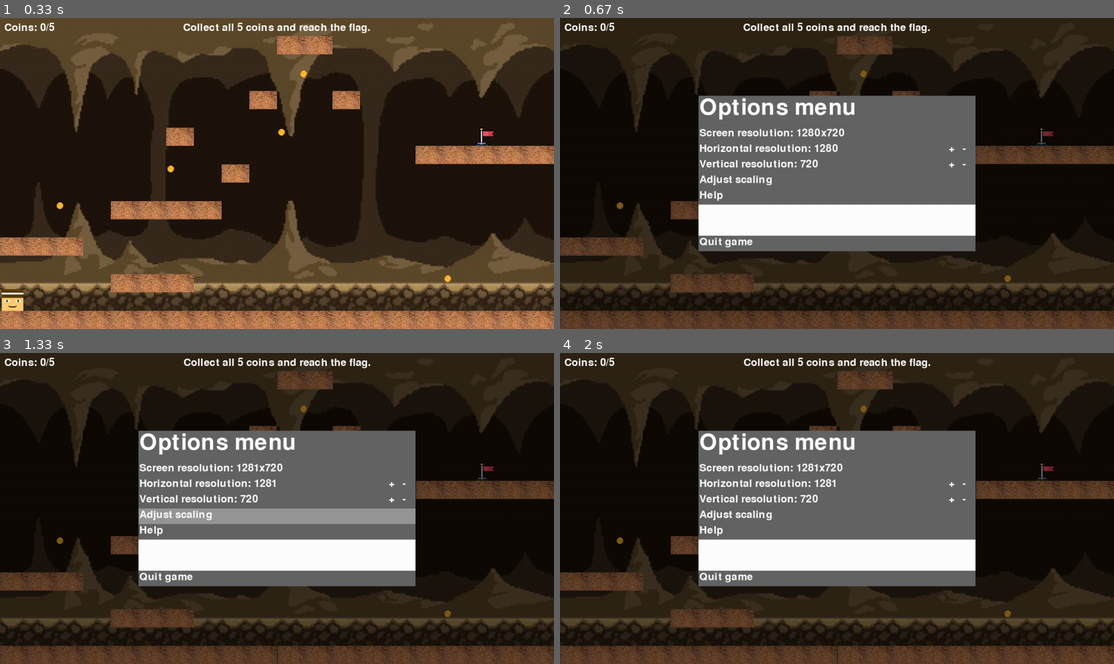
Above: before the commit, frames 1-4 (two rows, left to right).
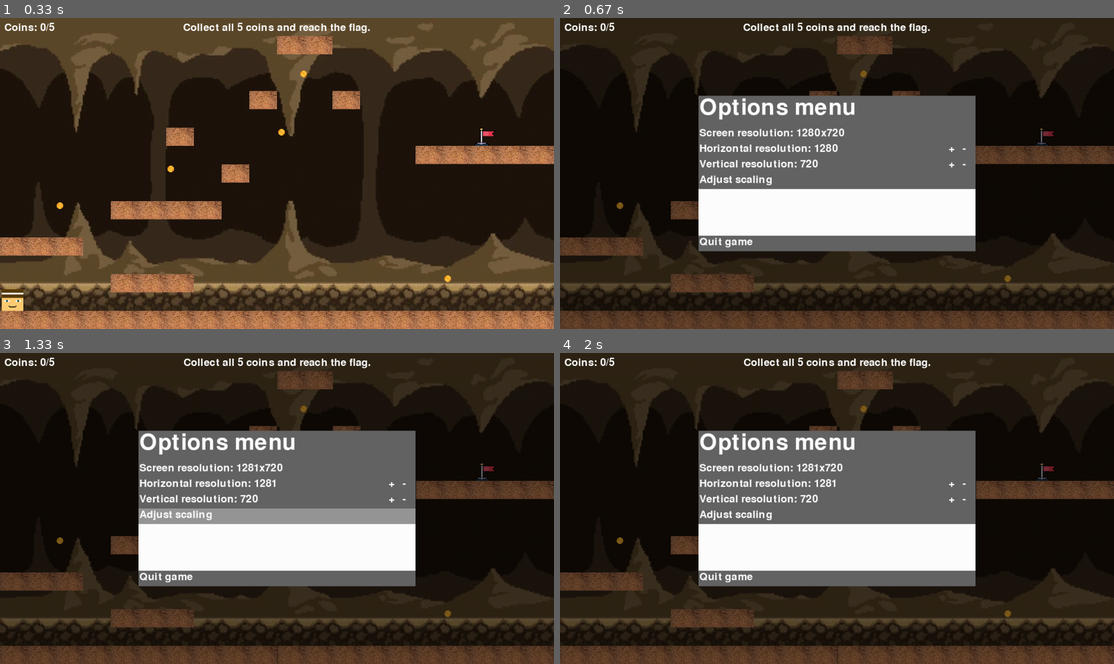
Above: after the commit, the same moments.

Repository: z-taylor/Semester-project-group-24
Game: pygame game, started from Cave escape draft.py
Two runs of this game, one before a commit and one after it. Both use one fixed random seed, a clock stepped at 60 frames per second and the inputs below.
Inputs (mouse positions are in pixels of both pictures, inside the frame that each line leads up to):
- Up to frame 1 (0.33 s): no input
- Up to frame 2 (0.67 s): tap Esc at 0.33 s
- Up to frame 3 (1.33 s): click (393, 483) at 0.72 s; click (144, 511) at 1.05 s
- Up to frame 4 (2 s): click (665, 461) at 1.38 s

Frame 1 is identical in both runs. In frame 2, 2.5% of the frame differs, in the area x 25-75%, y 54-61%; in frame 3, 2.5%; in frame 4, 2.5%.

Commit message:
fixed mouse visibility and removed help option from menu

Diff:
--- a/Cave escape draft.py
+++ b/Cave escape draft.py
@@ -127,24 +127,17 @@
     menuTitleRect = pygame.Rect(menuBaseRect.left, menuBaseRect.top + (itemHeight * 0), itemWidth, doubleItemHeight)
     resolutionRect = pygame.Rect(menuBaseRect.left, menuBaseRect.top + (itemHeight * 2), itemWidth, itemHeight)
     hrznResRect = pygame.Rect(menuBaseRect.left, menuBaseRect.top + (itemHeight * 3), (smallItemWidth * 18), itemHeight)
-    hrznResUpRect = pygame.Rect(menuBaseRect.left + (smallItemWidth * 18), menuBaseRect.top + (itemHeight * 3),
-                                smallItemWidth, itemHeight)
-    hrznResDnRect = pygame.Rect(menuBaseRect.left + (smallItemWidth * 19), menuBaseRect.top + (itemHeight * 3),
-                                smallItemWidth, itemHeight)
+    hrznResUpRect = pygame.Rect(menuBaseRect.left + (smallItemWidth * 18), menuBaseRect.top + (itemHeight * 3),smallItemWidth, itemHeight)
+    hrznResDnRect = pygame.Rect(menuBaseRect.left + (smallItemWidth * 19), menuBaseRect.top + (itemHeight * 3),smallItemWidth, itemHeight)
     vertResRect = pygame.Rect(menuBaseRect.left, menuBaseRect.top + (itemHeight * 4), (smallItemWidth * 18), itemHeight)
-    vertResUpRect = pygame.Rect(menuBaseRect.left + (smallItemWidth * 18), menuBaseRect.top + (itemHeight * 4),
-                                smallItemWidth, itemHeight)
-    vertResDnRect = pygame.Rect(menuBaseRect.left + (smallItemWidth * 19), menuBaseRect.top + (itemHeight * 4),
-                                smallItemWidth, itemHeight)
+    vertResUpRect = pygame.Rect(menuBaseRect.left + (smallItemWidth * 18), menuBaseRect.top + (itemHeight * 4),smallItemWidth, itemHeight)
+    vertResDnRect = pygame.Rect(menuBaseRect.left + (smallItemWidth * 19), menuBaseRect.top + (itemHeight * 4),smallItemWidth, itemHeight)
     resAdjustRect = pygame.Rect(menuBaseRect.left, menuBaseRect.top + (itemHeight * 5), itemWidth, itemHeight)
     helpRect = pygame.Rect(menuBaseRect.left, menuBaseRect.top + (itemHeight * 6), itemWidth, itemHeight)
     exitRect = pygame.Rect(menuBaseRect.left, menuBaseRect.top + (itemHeight * 9), itemWidth, itemHeight)
-    helpTitleRect = pygame.Rect(menuBaseRect.left, menuBaseRect.top + (itemHeight * 0), (smallItemWidth * 19),
-                                doubleItemHeight)
-    helpTitleRect_ = pygame.Rect((menuBaseRect.right - smallItemWidth), menuBaseRect.top + (itemHeight * 1),
-                                 (smallItemWidth * 1), itemHeight)
-    helpTitleXrect = pygame.Rect((menuBaseRect.right - smallItemWidth), menuBaseRect.top + (itemHeight * 0),
-                                 (smallItemWidth * 1), itemHeight)
+    #helpTitleRect = pygame.Rect(menuBaseRect.left, menuBaseRect.top + (itemHeight * 0), (smallItemWidth * 19),doubleItemHeight)
+    #helpTitleRect_ = pygame.Rect((menuBaseRect.right - smallItemWidth), menuBaseRect.top + (itemHeight * 1),(smallItemWidth * 1), itemHeight)
+    #helpTitleXrect = pygame.Rect((menuBaseRect.right - smallItemWidth), menuBaseRect.top + (itemHeight * 0),(smallItemWidth * 1), itemHeight)
 
     if not help:
         # menu title
@@ -214,14 +207,14 @@
             actionCount += 1
 
         # Help
-        pygame.draw.rect(menuSurf, (
-            (150, 150, 150, 255) if helpRect.collidepoint(mouse) and not mouseButtons[0] else (100, 100, 100, 255)),
-                         helpRect)
-        helpText = menuFont.render(f"Help", True, pygame.Color('White'))
-        menuSurf.blit(helpText, (helpRect.x + 2, helpRect.y + 2))
-        if helpRect.collidepoint(mouse) and mouseButtons[0] and (actionCount < 1 or menuTicker > 60):
-            help = True
-            actionCount += 1
+        #pygame.draw.rect(menuSurf, (
+        #    (150, 150, 150, 255) if helpRect.collidepoint(mouse) and not mouseButtons[0] else (100, 100, 100, 255)),
+        #                 helpRect)
+        #helpText = menuFont.render(f"Help", True, pygame.Color('White'))
+        #menuSurf.blit(helpText, (helpRect.x + 2, helpRect.y + 2))
+        #if helpRect.collidepoint(mouse) and mouseButtons[0] and (actionCount < 1 or menuTicker > 60):
+        #    help = True
+        #    actionCount += 1
 
         # Exit
         pygame.draw.rect(menuSurf, (
@@ -232,22 +225,21 @@
         if exitRect.collidepoint(mouse) and mouseButtons[0] and (actionCount < 1 or menuTicker > 60):
             pygame.event.post(pygame.event.Event(pygame.QUIT))
             actionCount += 1
-    else:
-        # help menu title
-        pygame.draw.rect(menuSurf, (100, 100, 100, 255), helpTitleRect)
-        pygame.draw.rect(menuSurf, (100, 100, 100, 255), helpTitleRect_)
-        helpTitleText = doubleMenuFont.render("Help menu", True, pygame.Color('White'))
-        menuSurf.blit(helpTitleText, (helpTitleRect.x + 2, helpTitleRect.y + 2))
-        pygame.draw.rect(menuSurf, (
-            (150, 150, 150, 255) if helpTitleXrect.collidepoint(mouse) and not mouseButtons[0] else (
-                100, 100, 100, 255)), helpTitleXrect)
-        helpTitleXtext = menuFont.render("X", True, pygame.Color('White'))
-        text_width, text_height = helpTitleXtext.get_size()
-        menuSurf.blit(helpTitleXtext, ((helpTitleXrect.left + (helpTitleXrect.width - text_width) / 2),
-                                       (helpTitleXrect.top + (helpTitleXrect.height - text_height) / 2)))
-        if helpTitleXrect.collidepoint(mouse) and mouseButtons[0] and (actionCount < 1 or menuTicker > 60):
-            help = False
-            actionCount += 1
+    #else:
+    #    # help menu title
+    #    pygame.draw.rect(menuSurf, (100, 100, 100, 255), helpTitleRect)
+    #    pygame.draw.rect(menuSurf, (100, 100, 100, 255), helpTitleRect_)
+    #    helpTitleText = doubleMenuFont.render("Help menu", True, pygame.Color('White'))
+    #    menuSurf.blit(helpTitleText, (helpTitleRect.x + 2, helpTitleRect.y + 2))
+    #    pygame.draw.rect(menuSurf, (
+    #        (150, 150, 150, 255) if helpTitleXrect.collidepoint(mouse) and not mouseButtons[0] else (
+    #            100, 100, 100, 255)), helpTitleXrect)
+    #    helpTitleXtext = menuFont.render("X", True, pygame.Color('White'))
+    #    text_width, text_height = helpTitleXtext.get_size()
+    #    menuSurf.blit(helpTitleXtext, ((helpTitleXrect.left + (helpTitleXrect.width - text_width) / 2), (helpTitleXrect.top + (helpTitleXrect.height - text_height) / 2)))
+    #    if helpTitleXrect.collidepoint(mouse) and mouseButtons[0] and (actionCount < 1 or menuTicker > 60):
+    #        help = False
+    #        actionCount += 1
     screen.blit(menuSurf, (0, 0))
     return actionCount, help, menuTicker, hrznRes, vertRes, resAdjust
 
@@ -496,17 +488,18 @@
 
     ticker += 1
     clock.tick(60)
-    pygame.mouse.set_visible(game_over)
     if game_over:
         coins.clear()
         meteors.clear()
         reset, quit = drawGameOver(reset, quit)
+        pygame.mouse.set_visible(game_over)
     pygame.display.flip()
     if quit:
         break
     if reset:
         game_over = not game_over
         reset = not reset
+        pygame.mouse.set_visible(game_over)
         score = 0
         player = Player(3.125, 770.3125)
         coins = [Coin(100 * widthMulti, 500 * heightMulti), Coin(300 * widthMulti, 400 * heightMulti),
